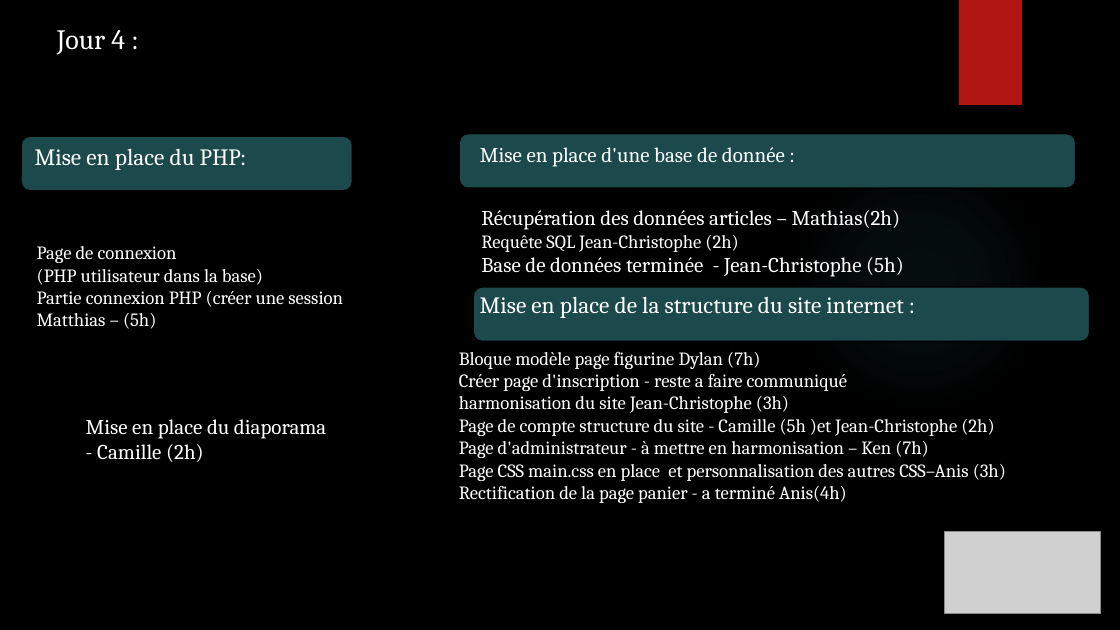
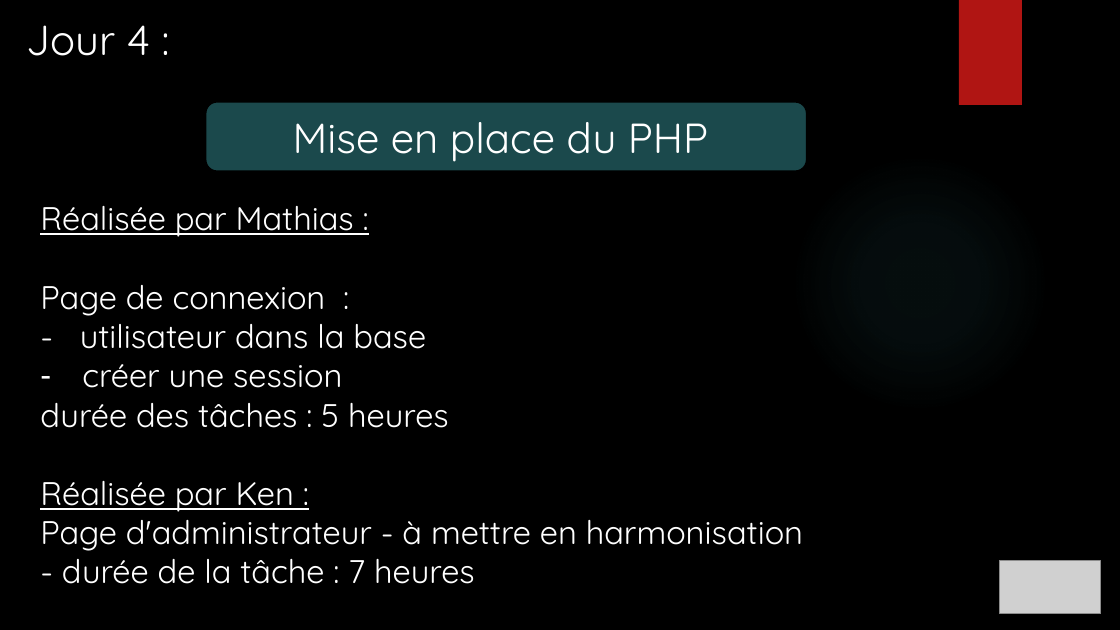
Before and after one commit to ChampemeDylan/UPOP, a slide deck: slide 18 of Présentation UPOP.pptx (slide 15 before the commit). Drawn at 1120x630 pixels with LibreOffice and Linux fonts; fonts in the diff are those of the drawing; grey boxes stand for pictures; background and template pictures are left out. Boxes give left, top, right and bottom in pixels: in the first picture for what was removed or moved away, otherwise in the second. Text is boxed around its words. In the diff, an @@ line names an element or a change of style, - is before the commit and + after.

Commit message:
Camille - Diaporama
DIAPO OK - Manque TEST UNITAIRE JC ET MATHIAS

```diff
--- a/Présentation UPOP.pptx
+++ b/Présentation UPOP.pptx
@@ text "Jour 4 :" at (26, 25, 150, 56): size 24 to 36 pt, font Cambria to Quicksand @@
@@ rounded rectangle "Mise en place du PHP": place and size @@
-rounded rectangle "Mise en place du PHP" at (35, 149, 247, 170)
+rounded rectangle "Mise en place du PHP" at (206, 102, 807, 171)
@@ rounded rectangle "Mise en place du PHP" at (206, 102, 807, 171): vertical alignment top to middle; fill none to #1B494C; outline none to #000000 1.5 pt @@
@@ rounded rectangle removed at (21, 136, 353, 191) @@
@@ text in rounded rectangle at (293, 122, 708, 162): text changed; size 20 to 36 pt; font Cambria to Quicksand @@
-Mise en place du PHP:
+Mise en place du PHP
@@ rounded rectangle removed at (459, 134, 1075, 188) @@
@@ text removed at (480, 147, 785, 167) @@
-Mise en place d'une base de donnée :
@@ text at (40, 206, 803, 584): text changed; size 16 to 28 pt; font Cambria to Quicksand @@
-Page de connexion
-(PHP utilisateur dans la base)
-Partie connexion PHP (créer une session
-Matthias – (5h)
+Réalisée par Mathias :
+Page de connexion :
+- utilisateur dans la base
+– créer une session
+durée des tâches : 5 heures
+Réalisée par Ken :
+Page d'administrateur - à mettre en harmonisation
+- durée de la tâche : 7 heures
@@ text removed at (481, 210, 904, 277) @@
-Récupération des données articles – Mathias(2h)
-Requête SQL Jean-Christophe (2h)
-Base de données terminée - Jean-Christophe (5h)
@@ rounded rectangle removed at (473, 287, 1090, 341) @@
@@ text removed at (480, 297, 903, 318) @@
-Mise en place de la structure du site internet :
@@ text removed at (459, 351, 1006, 503) @@
-Bloque modèle page figurine Dylan (7h)
-Créer page d'inscription - reste a faire communiqué
-harmonisation du site Jean-Christophe (3h)
-Page de compte structure du site - Camille (5h )et Jean-Christophe (2h)
-Page d'administrateur - à mettre en harmonisation – Ken (7h)
-Page CSS main.css en place et personnalisation des autres CSS–Anis (3h)
-Rectification de la page panier - a terminé Anis(4h)
@@ ellipse removed at (21, 418, 68, 460) @@
@@ text removed at (86, 419, 326, 462) @@
-Mise en place du diaporama
-- Camille (2h)
@@ picture: place and size @@
-picture at (945, 532, 1102, 614)
+picture at (1000, 560, 1101, 613)
```
Also in this commit, not shown: 13 other slides changed, 14 slides added, 5 slides removed, 1 other file.
